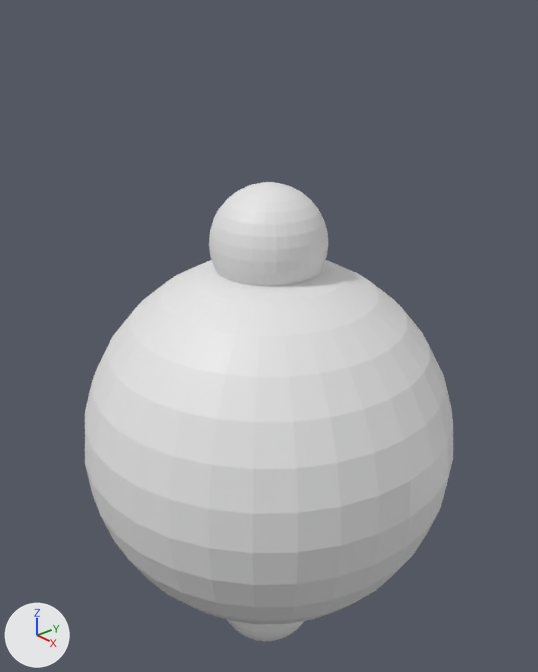
What one commit did to the Blender file Washed Up Wizard/Assets/Models/Environment/moon.blend.
Both versions are drawn from a 50 mm camera at (7.63, -6.63, 6.21) aimed at (-0.22, 0.19, 1.52). The axes (+X, +Y, +Z) are drawn at lower left. The lights are the same throughout.

Objects in the first picture: 'Sphere', 'rock  2', 'rock top'.
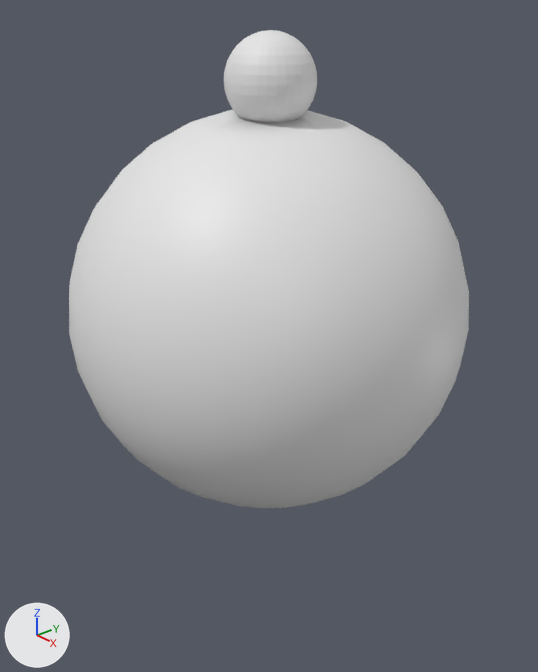
Boxes (x1, y1, x2, y2) around the edits, measured in the pictures (538 x 672 px):
'Sphere', reshaped, moved, modifiers changed (9% wider, 9% taller)
    before: (85, 260, 453, 625)
    after: (69, 110, 469, 508)
'rock top', deleted
    before: (209, 182, 328, 286)
'crater', added
    after: (224, 30, 317, 123)
'rock  2', deleted
    before: (227, 620, 304, 641)

The change, as a list of edits to the scene's bpy script:
```text
Add me_sphere_005:
    me_sphere_005.from_pydata(...)  # a UV sphere (32 segments, 16 rings, poles along z) spanning x -0.474..0.694, y -0.903..0.265, z -0.633..0.535
Remove ob_rock_top:
    ob_rock_top = bpy.data.objects.new('rock top', me_sphere_001)
    ob_rock_top.location = (0.0, 0.0, 3.08)
    ob_rock_top.scale = (0.838, 0.838, 0.838)
Remove ob_rock__2:
    ob_rock__2 = bpy.data.objects.new('rock  2', me_sphere_002)
    ob_rock__2.location = (-0.07, 0.0, -3.28)
    ob_rock__2.scale = (0.838, 0.838, 0.838)
Change ob_sphere:
    ob_sphere.location: (0.0, 0.0, 0.0) -> (0.0, 0.0, 2.08)
    where _m = ob_sphere.modifiers.new('Boolean', 'BOOLEAN')
    _m.object: ob_rock_top -> ob_crater
    remove _m = ob_sphere.modifiers.new('bool2', 'BOOLEAN')
    remove _m.object = ob_rock__2
    remove _m.solver = 'FLOAT'
Add ob_crater:
    ob_crater = bpy.data.objects.new('crater', me_sphere_005)
    ob_crater.location = (0.13, 0.14, 5.33)
```
